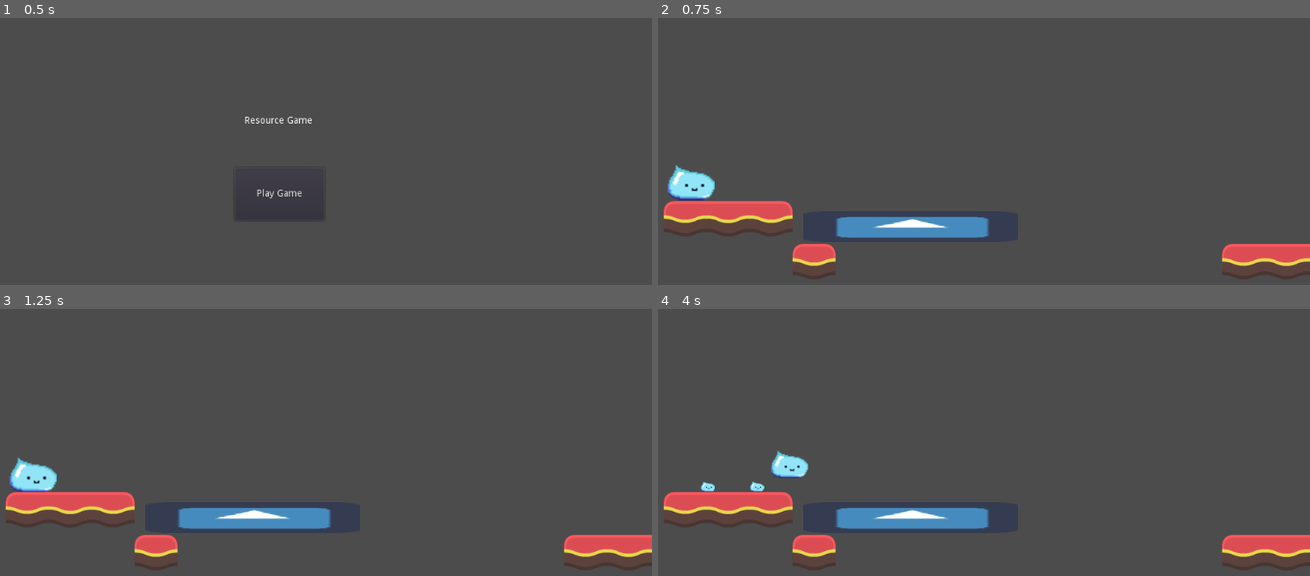
Above: before the commit, frames 1-4 (two rows, left to right).
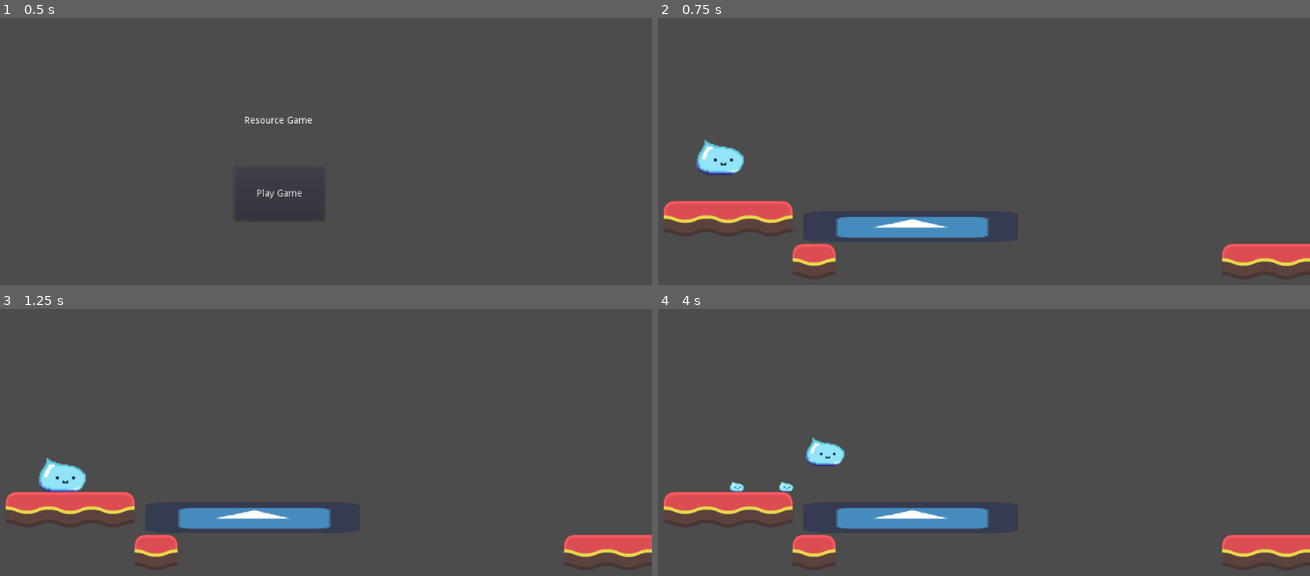
Above: after the commit, the same moments.

Repository: haroonsherjan/ResourceGame
Game: Godot game, scene res://Root.tscn
The game is run twice, just before and just after one commit, with the same random seed, the same clock (stepped at 60 frames per second) and the same inputs. The engine's default icon, where the game draws it, is replaced by a stand-in: a white triangle on a blue panel in a dark square.
Inputs:
- Up to frame 1 (0.5 s): no input
- Up to frame 2 (0.75 s): click "Play Game" at 0.5 s
- Up to frame 3 (1.25 s): no input
- Up to frame 4 (4 s): tap Enter at 1.25 s; hold Right (ui_right) 1.28-2.03 s; tap V (recombinate) at 1.35, 2.3, 2.85, 3.8 s; tap Space (ui_space) at 1.55, 2.1, 2.75, 3.05, 3.6 s; hold Down (ui_down) 2.03-2.78 s; hold Right (ui_right) 2.78-3.53 s; hold Up (ui_up) from 3.53 s (still down)

Frame 1 is identical in both runs. In frame 2, 1.4% of the frame differs, in the area x 1-14%, y 45-69%; in frame 3, 1.1%; in frame 4, 1.2%.

Commit message:
audio added, level changing added
todo: level 3 (pressure plate and moving door), create bg image, add music

Diff:
--- a/Gameplay/Player/RigidPlayer/Player.gd
+++ b/Gameplay/Player/RigidPlayer/Player.gd
@@ -1,5 +1,7 @@
 extends RigidBody2D
 
+onready var jump_sound = preload("res://Audio/JumpS.wav")
+onready var split_sound = preload("res://Audio/split1.wav")
 onready var mini_body = preload("res://Gameplay/Player/RigidPlayer/MiniPlayer/MiniPlayer.tscn")
 onready var min_scale = scale*0.3
 onready var min_mass = mass*0.75
@@ -34,7 +36,16 @@
 
 # Called when the node enters the scene tree for the first time.
 func _ready():
+
 	pass # Replace with function body.
+
+func play_jump():
+	$AudioStreamPlayer2D.stream = jump_sound
+	$AudioStreamPlayer2D.play()
+
+func play_split():
+	$AudioStreamPlayer2D.stream = split_sound
+	$AudioStreamPlayer2D.play()
 
 func _integrate_forces(state: Physics2DDirectBodyState) -> void:
 	var is_on_ground := (
@@ -54,6 +65,7 @@
 			if move_direction.x:
 				change_state(RUN)
 			elif is_on_ground and Input.is_action_pressed("ui_up"):
+				play_jump()
 				apply_central_impulse(Vector2.UP * jump_force)
 				change_state(AIR)
 
@@ -63,6 +75,7 @@
 			elif state.get_contact_count() == 0:
 				change_state(AIR)
 			elif is_on_ground and Input.is_action_pressed("ui_up"):
+				play_jump()
 				apply_central_impulse(Vector2.UP * jump_force)
 				change_state(AIR)
 			else:
@@ -103,12 +116,13 @@
 		print(dist)
 		if dist<50:
 			b.queue_free()
-			curr_scale = curr_scale*1.1
-			curr_mass = curr_mass*1.01
+			curr_scale = curr_scale*(1/0.9)
+			curr_mass = curr_mass*(1/0.99)
 			scale = curr_scale
 			mass = curr_mass
 			get_node("Sprite").scale = curr_scale
 			get_node("CollisionShape2D").scale = curr_scale
+			play_split()
 			break
 
 
@@ -128,3 +142,4 @@
 	child.get_node("CollisionShape2D").scale = min_scale
 	child.mass = min_mass
 	get_parent().add_child(child)
+	play_split()
--- a/Gameplay/Player/RigidPlayer/Player.tscn
+++ b/Gameplay/Player/RigidPlayer/Player.tscn
@@ -7,7 +7,7 @@
 friction = 0.0
 
 [sub_resource type="RectangleShape2D" id=3]
-extents = Vector2( 18, 13.375 )
+extents = Vector2( 18, 10.125 )
 
 [node name="PlayerBody" type="RigidBody2D"]
 position = Vector2( 449, 304 )
@@ -26,7 +26,7 @@
 
 [node name="CollisionShape2D" type="CollisionShape2D" parent="."]
 modulate = Color( 0.505882, 0.317647, 0.317647, 1 )
-position = Vector2( 0.5, 7.75 )
+position = Vector2( 0.5, 14.25 )
 scale = Vector2( 2, 2 )
 shape = SubResource( 3 )
 
@@ -34,3 +34,5 @@
 pause_mode = 1
 wait_time = 0.15
 one_shot = true
+
+[node name="AudioStreamPlayer2D" type="AudioStreamPlayer2D" parent="."]
--- /dev/null
+++ b/Gameplay/l1.gd
@@ -0,0 +1,14 @@
+extends Node2D
+onready var player = get_node("PlayerBody")
+
+# Called when the node enters the scene tree for the first time.
+func _ready():
+
+	pass # Replace with function body.
+
+
+# Called every frame. 'delta' is the elapsed time since the previous frame.
+func _process(delta):
+
+	if player.position.x > 1000:
+		get_tree().change_scene("res://Gameplay/l2.tscn")
--- a/Gameplay/Game.tscn
+++ b/Gameplay/l1.tscn
@@ -1,21 +1,23 @@
-[gd_scene load_steps=5 format=2]
+[gd_scene load_steps=6 format=2]
 
-[ext_resource path="res://Gameplay/Player/RigidPlayer/Player.tscn" type="PackedScene" id=1]
-[ext_resource path="res://Gameplay/kbscene/tileset.res" type="TileSet" id=2]
-[ext_resource path="res://icon.png" type="Texture" id=3]
+[ext_resource path="res://Gameplay/kbscene/tileset.res" type="TileSet" id=1]
+[ext_resource path="res://icon.png" type="Texture" id=2]
+[ext_resource path="res://Gameplay/Player/RigidPlayer/Player.tscn" type="PackedScene" id=3]
+[ext_resource path="res://Gameplay/l1.gd" type="Script" id=4]
 
 [sub_resource type="RectangleShape2D" id=1]
 extents = Vector2( 21, 155 )
 
-[node name="Game" type="Node2D"]
+[node name="level1" type="Node2D"]
+script = ExtResource( 4 )
 
-[node name="PlayerBody" parent="." instance=ExtResource( 1 )]
-position = Vector2( 41, 401 )
+[node name="PlayerBody" parent="." instance=ExtResource( 3 )]
+position = Vector2( 84, 363 )
 
 [node name="TileMap" type="TileMap" parent="."]
-tile_set = ExtResource( 2 )
+tile_set = ExtResource( 1 )
 format = 1
-tile_data = PoolIntArray( 458752, 3, 0, 524291, 4, 0, 524301, 3, 0 )
+tile_data = PoolIntArray( 458752, 3, 0, 524291, 4, 0, 524301, 3, 0, 524304, 3, 0 )
 
 [node name="StaticBody2D" type="StaticBody2D" parent="."]
 position = Vector2( 368, 486 )
--- a/Gameplay/l2.tscn
+++ b/Gameplay/l2.tscn
@@ -13,7 +13,7 @@
 tile_set = ExtResource( 1 )
 cell_size = Vector2( 32, 32 )
 format = 1
-tile_data = PoolIntArray( 524298, 16, 0, 589833, 16, 0, 655368, 16 …(191 unchanged characters)…
+tile_data = PoolIntArray( -524278, 16, 0, -458742, 16, 0, -393206, 16, 0, -262134, 16, 0, -131062, 16, 0, 10, 16, 0, 131082, 16, 0, 262154, 16, 0, 393226, 16, 0, 393258, 3, 0, 524298, 16, 0, 589833, 16, 0, 655368, 16 …(191 unchanged characters)…
 
 [node name="StaticBody2D" type="StaticBody2D" parent="."]
 position = Vector2( 595, 341 )
--- a/Root.gd
+++ b/Root.gd
@@ -1,7 +1,7 @@
 extends Node2D
 
 onready var menu = get_node("Menu")
-var game = preload("res://Gameplay/Game.tscn")
+var game = preload("res://Gameplay/l1.tscn")
 
 
 # Called when the node enters the scene tree for the first time.
Not shown, added: Audio/JumpS.wav.import
Not shown, added: Audio/split1.wav.import
Not shown: 1 places in Gameplay/l1.tscn that only renumber resources
Not shown, added: Audio/JumpS.wav
Not shown, added: Audio/split1.wav
